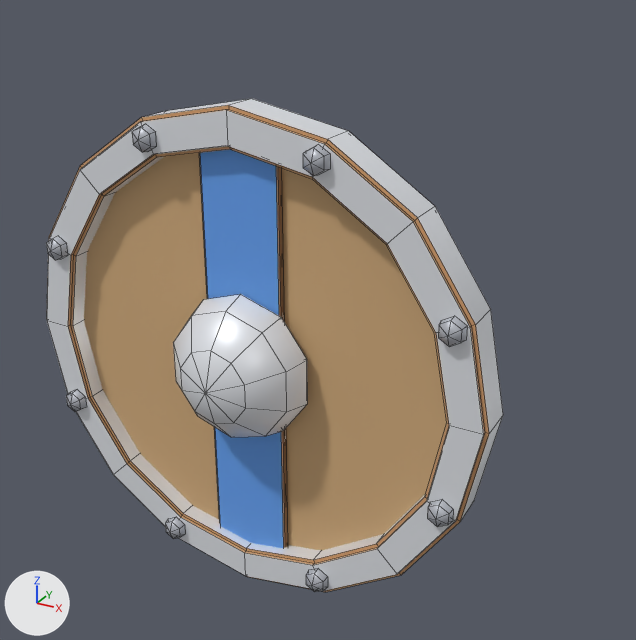
Before and after pictures for a commit that changed the FBX model Prototype/SwarmPrototype/Resources/SwarmModels/Shield_Iron_Round.fbx.
Rendered twice from a 50 mm lens placed at (1.683, -1.28, 2.52), pointed at (1.061, -0.149, 1.954). Arrows for +X, +Y and +Z are at lower left; the lights stay in place. The older version comes first. Mesh edges are drawn as thin lines. Vertices at exactly the same position are counted once.

Script lines for the objects in view, before the commit:
```python
me_shield_iron_round = bpy.data.meshes.new('Shield_Iron_Round')
me_shield_iron_round.from_pydata(...)  # 531 vertices, 511 faces; spans x 0.51..1.37, y -0.295..-0.055, z 1.43..2.29
# faces by material slot: [95, 104, 288, 18, 6]
me_shield_iron_round.materials.append(mat_metal_iron)  # white #e7eaef
me_shield_iron_round.materials.append(mat_metal_dark)  # light grey #b5b8c0
me_shield_iron_round.materials.append(mat_leather_brown)  # brown #d1a273
me_shield_iron_round.materials.append(mat_wood_brown)  # brown #d1ac7c
me_shield_iron_round.materials.append(mat_team_blue)  # blue #65a2ef
ob_shield_iron_round = bpy.data.objects.new('Shield_Iron_Round', me_shield_iron_round)
ob_shield_iron_round.location = (0.0, 0.0, 0.0)
```
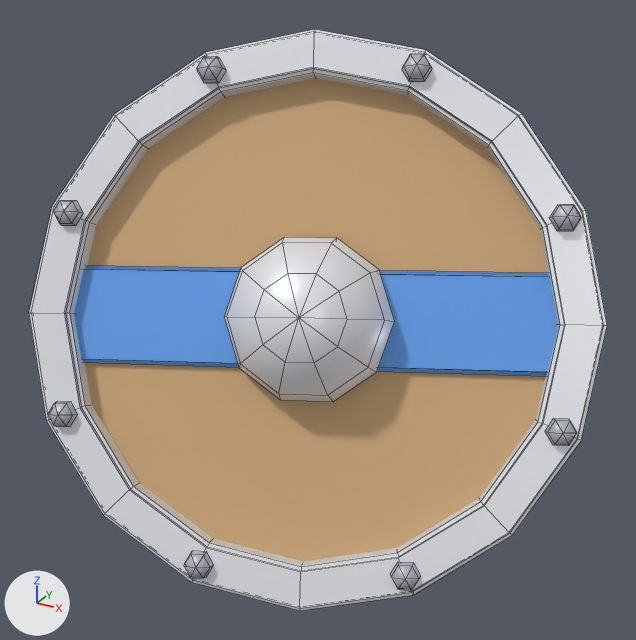
Edits to the bpy script that builds the scene:
```text
Change me_shield_iron_round:
    remove me_shield_iron_round.from_pydata(...)  # 531 vertices, 511 faces; spans x 0.51..1.37, y -0.295..-0.055, z 1.43..2.29
    add me_shield_iron_round.from_pydata(...)  # 530 vertices, 509 faces; spans x 0.674..1.49, y -0.47..0.06, z 1.58..2.389
    me_shield_iron_round part 1: the loose piece of 96 vertices spanning x 0.54..1.34, y -0.17..-0.13, z 1.46..2.26 is multiplied about its middle by the matrix ((-0.177, -0.34, -0.924), (0.372, 0.846, -0.382), (0.911, -0.412, -0.023)), then moved by (0.136, -0.047, 0.117), in mat_wood_brown (brown #d1ac7c)
    me_shield_iron_round part 2: the loose piece of 13 vertices spanning x 1.073..1.111, y -0.227..-0.205, z 2.206..2.25 is multiplied about its middle by the matrix ((-0.177, -0.34, -0.924), (0.372, 0.846, -0.382), (0.911, -0.412, -0.023)), then moved by (-0.36, -0.121, -0.093)
    me_shield_iron_round part 3: the loose piece of 13 vertices spanning x 1.289..1.327, y -0.227..-0.205, z 1.99..2.034 is multiplied about its middle by the matrix ((-0.177, -0.34, -0.924), (0.372, 0.846, -0.382), (0.911, -0.412, -0.023)), then moved by (-0.415, 0.042, 0.323)
    me_shield_iron_round part 4: the loose piece of 13 vertices spanning x 1.289..1.327, y -0.227..-0.205, z 1.686..1.73 is multiplied about its middle by the matrix ((-0.177, -0.34, -0.924), (0.372, 0.846, -0.382), (0.911, -0.412, -0.023)), then moved by (-0.134, 0.158, 0.635)
    me_shield_iron_round part 5: the loose piece of 13 vertices spanning x 1.073..1.111, y -0.227..-0.205, z 1.47..1.514 is multiplied about its middle by the matrix ((-0.177, -0.34, -0.924), (0.372, 0.846, -0.382), (0.911, -0.412, -0.023)), then moved by (0.319, 0.16, 0.659)
    me_shield_iron_round part 6: the loose piece of 13 vertices spanning x 0.769..0.807, y -0.227..-0.205, z 1.47..1.514 is multiplied about its middle by the matrix ((-0.177, -0.34, -0.924), (0.372, 0.846, -0.382), (0.911, -0.412, -0.023)), then moved by (0.678, 0.047, 0.382)
    me_shield_iron_round part 7: the loose piece of 13 vertices spanning x 0.553..0.591, y -0.227..-0.205, z 1.686..1.73 is multiplied about its middle by the matrix ((-0.177, -0.34, -0.924), (0.372, 0.846, -0.382), (0.911, -0.412, -0.023)), then moved by (0.732, -0.116, -0.035)
    me_shield_iron_round part 8: the loose piece of 51 vertices spanning x 0.818..1.062, y -0.295..-0.18, z 1.732..1.988 is multiplied about its middle by the matrix ((-0.177, -0.34, -0.924), (0.372, 0.846, -0.382), (0.911, -0.412, -0.023)), then moved by (0.166, -0.034, 0.153), in mat_metal_iron (white #e7eaef)
    me_shield_iron_round part 9: the loose piece of 13 vertices spanning x 0.553..0.591, y -0.227..-0.205, z 1.99..2.034 is multiplied about its middle by the matrix ((-0.177, -0.34, -0.924), (0.372, 0.846, -0.382), (0.911, -0.412, -0.023)), then moved by (0.214, -0.234, -0.155)
    me_shield_iron_round part 10: the loose piece of 13 vertices spanning x 0.769..0.807, y -0.227..-0.205, z 2.206..2.25 is multiplied about its middle by the matrix ((-0.177, -0.34, -0.924), (0.372, 0.846, -0.382), (0.911, -0.412, -0.023)), then moved by (0.235, -0.232, -0.562)
    me_shield_iron_round part 11: the loose piece of 192 vertices spanning x 0.51..1.37, y -0.205..-0.13, z 1.43..2.29 is multiplied about its middle by the matrix ((-0.177, -0.34, -0.924), (0.372, 0.846, -0.382), (0.911, -0.412, -0.023)), then moved by (0.142, -0.045, 0.124), in mat_metal_iron (white #e7eaef)
    me_shield_iron_round part 12: a new loose piece of 23 vertices spanning x 0.721..1.449, y -0.393..-0.046, z 1.911..2.065, in mat_team_blue (blue #65a2ef)
    me_shield_iron_round part 13: 24 vertices removed from x 0.865..1.015, y -0.182..-0.17, z 1.48..2.24
    other edits to the shape of me_shield_iron_round do not show in these pictures
```

Where the change shows, as pixel boxes (x1, y1, x2, y2) in the pictures (636 x 640 px; the box of a moved part takes in the faces that stretch with it):
'Shield_Iron_Round', reshaped (26% wider, 18% taller): before (46, 99, 503, 592); after (29, 29, 607, 611)
part 1 of me_shield_iron_round, moved or reshaped: before (84, 153, 447, 551); after (85, 78, 548, 561)
part 2 of me_shield_iron_round, moved or reshaped: before (303, 145, 330, 176); after (53, 201, 83, 226)
part 3 of me_shield_iron_round, moved or reshaped: before (438, 316, 467, 347); after (197, 56, 226, 83)
part 4 of me_shield_iron_round, moved or reshaped: before (427, 500, 453, 527); after (402, 54, 432, 82)
part 5 of me_shield_iron_round, moved or reshaped: before (306, 568, 328, 592); after (550, 205, 581, 231)
part 6 of me_shield_iron_round, moved or reshaped: before (165, 517, 185, 539); after (545, 418, 577, 445)
part 7 of me_shield_iron_round, moved or reshaped: before (66, 390, 87, 412); after (390, 562, 420, 590)
part 8 of me_shield_iron_round, moved or reshaped: before (173, 294, 307, 437); after (224, 237, 395, 402)
part 9 of me_shield_iron_round, moved or reshaped: before (46, 236, 68, 260); after (48, 401, 78, 427)
part 10 of me_shield_iron_round, moved or reshaped: before (132, 124, 157, 152); after (184, 551, 214, 578)
part 11 of me_shield_iron_round, moved or reshaped: before (47, 99, 503, 592); after (29, 29, 607, 611)
part 12 of me_shield_iron_round, added (blue): after (74, 266, 558, 376)
part 13 of me_shield_iron_round, deleted: before (199, 149, 288, 548)
